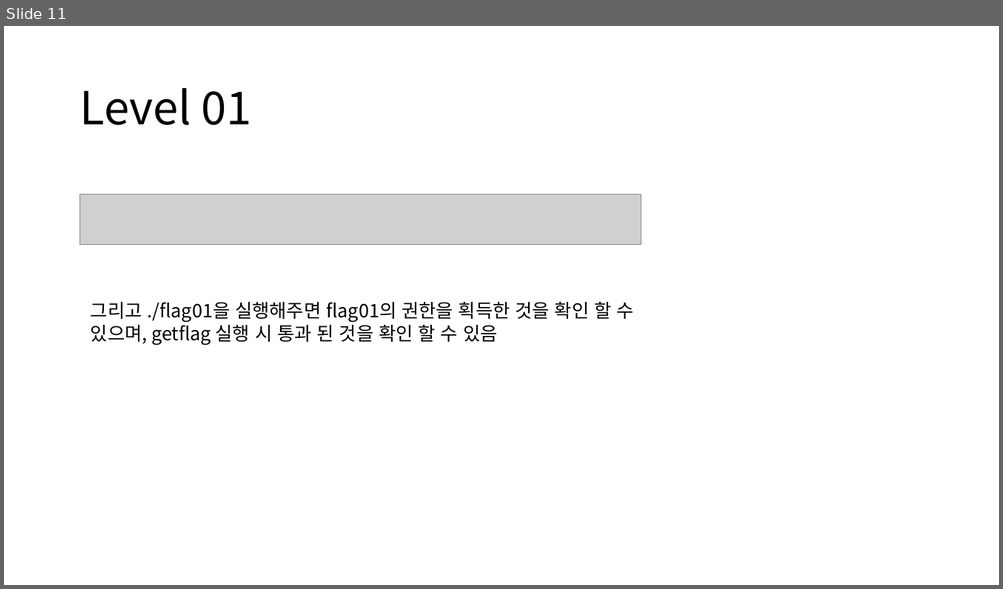
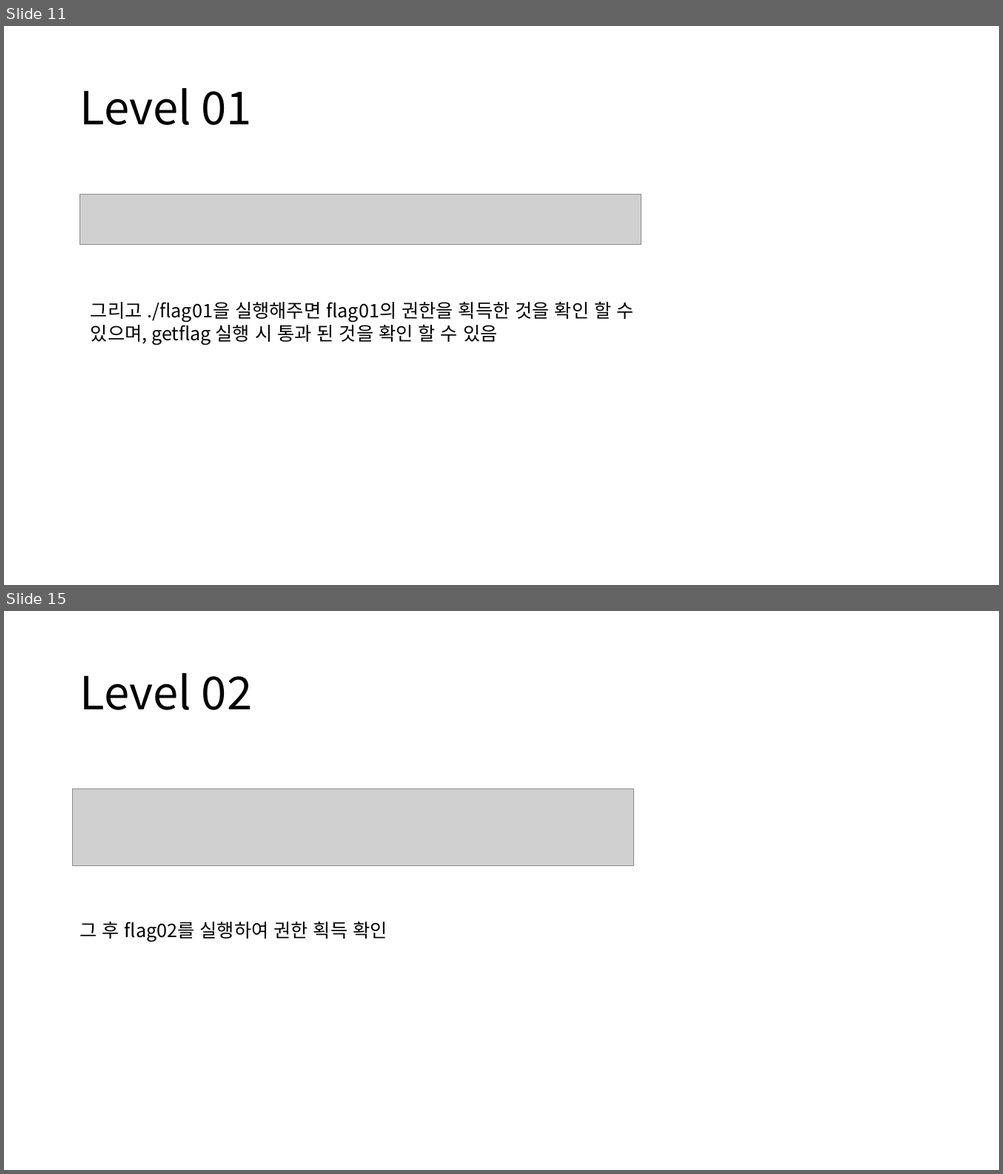
Before and after one commit to WinterMute1000/MyArchive, a slide deck: Nebula/Nebula Level00~Level03.pptx. Shown one above the other, each under a label of ours: slide 11 before the commit, slides 11 and 15 after it; the slides between them are not shown. The pictures are 1003x589 and 1003x1174 pixels, drawn with LibreOffice and Linux fonts; fonts in the diff are those of the drawing; grey boxes stand for pictures. Boxes give left, top, right and bottom in pixels: in the first picture for what was removed or moved away, otherwise in the second. Text is boxed around its words. In the diff, an @@ line names an element or a change of style, - is before the commit and + after.

```diff
--- a/Nebula/Nebula Level00~Level03.pptx
+++ b/Nebula/Nebula Level00~Level03.pptx
@@ slide 15 added at [4, 611, 999, 1170], background #FFFFFF @@
@@ title added at [79, 673, 252, 710], 44 pt, text #000000 @@
+Level 02
@@ picture added at [73, 789, 634, 866] @@
@@ text added at [79, 922, 387, 942], 18 pt, text #000000 @@
+그 후 flag02를 실행하여 권한 획득 확인
```
Also in this commit, not shown: 4 other slides added.
